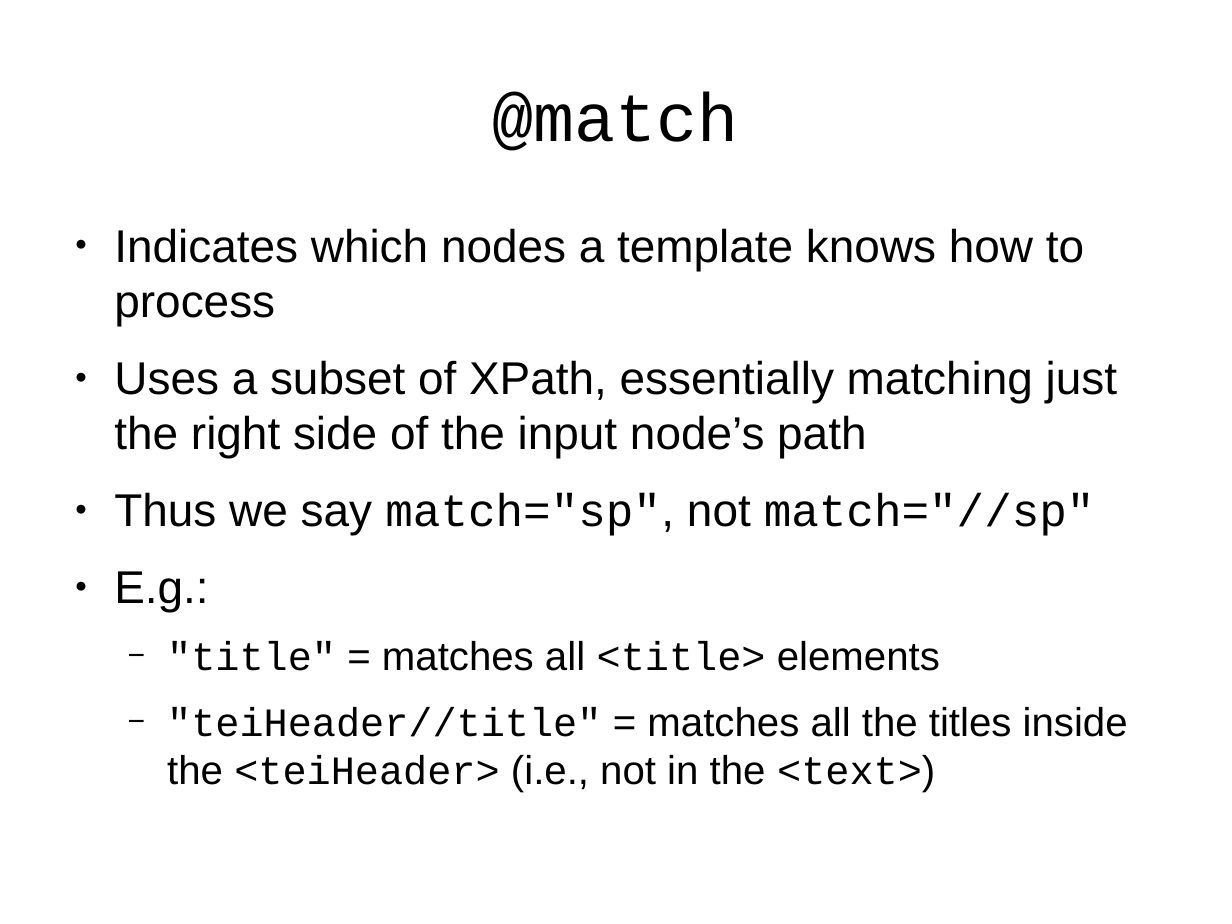
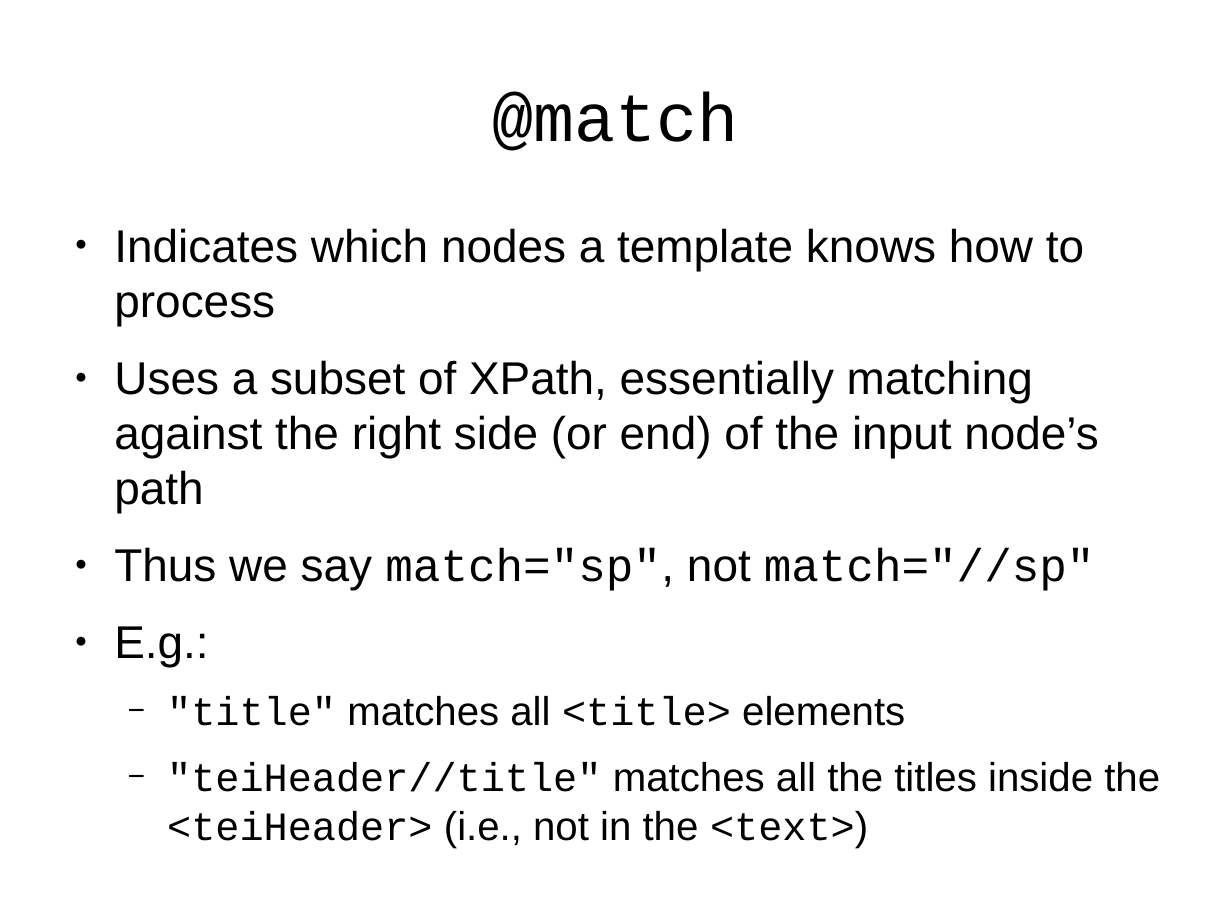
Before and after one commit to martindholmes/XSLT_workshops, a slide deck: slide 7 of intro/presentations/06_processing_model.odp (slide 11 before the commit). Drawn at 1232x924 pixels with LibreOffice and Linux fonts; fonts in the diff are those of the drawing. Boxes give left, top, right and bottom in pixels: in the first picture for what was removed or moved away, otherwise in the second. Text is boxed around its words. In the diff, an @@ line names an element or a change of style, - is before the commit and + after.

```diff
--- a/intro/presentations/06_processing_model.odp
+++ b/intro/presentations/06_processing_model.odp
@@ text at (114, 360, 1098, 513): text changed @@
-● Uses a subset of XPath, essentially matching just the right side of the input node’s path
+● Uses a subset of XPath, essentially matching against the right side (or end) of the input node’s path
@@ text at (167, 696, 1160, 849): text changed @@
-  − "title" = matches all <title> elements
-  − "teiHeader//title" = matches all the titles inside the <teiHeader> (i.e., not in the <text>)
+  − "title" matches all <title> elements
+  − "teiHeader//title" matches all the titles inside the <teiHeader> (i.e., not in the <text>)
```
Also in this commit, not shown: 6 other slides changed, 3 slides added, 2 other files.
